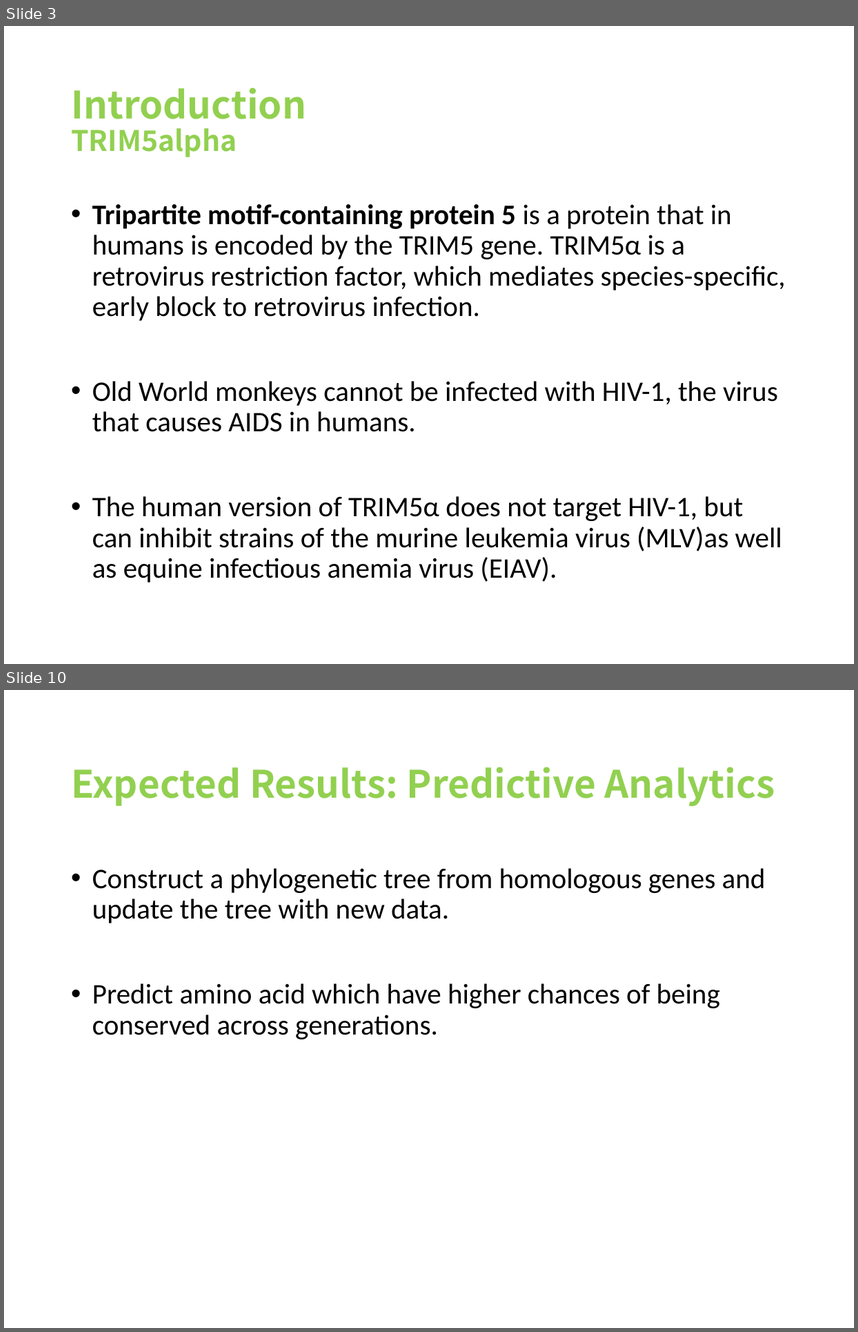
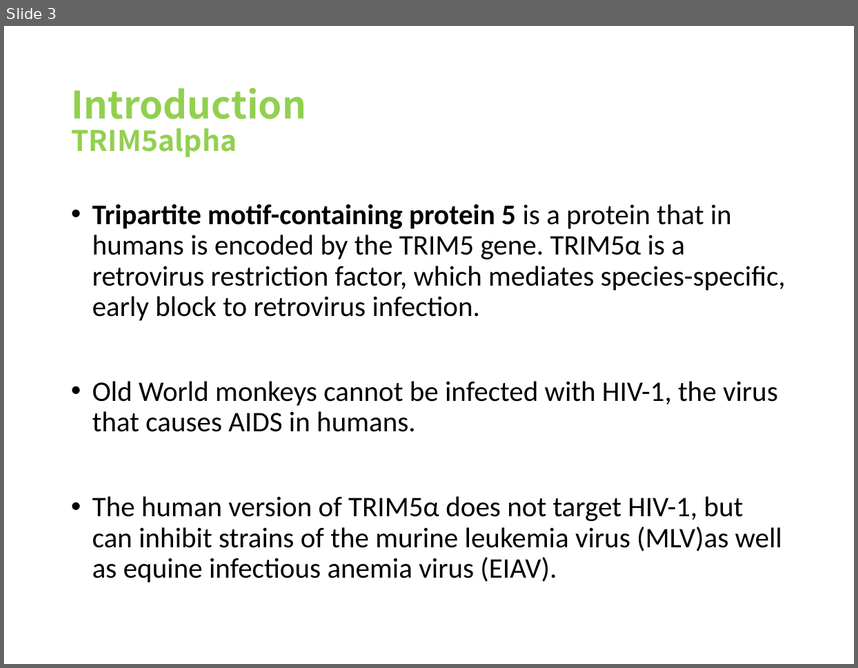
Before and after one commit to viniciusd-avila/phylogenetic-analysis, a slide deck: bioinfoDS-Partial_Project.pptx. Shown one above the other, each under a label of ours: slides 3 and 10 before the commit, slide 3 after it; the slides between them are not shown. The pictures are 858x1332 and 858x668 pixels, drawn with LibreOffice and Linux fonts; fonts in the diff are those of the drawing. Boxes give left, top, right and bottom in pixels: in the first picture for what was removed or moved away, otherwise in the second. Text is boxed around its words. In the diff, an @@ line names an element or a change of style, - is before the commit and + after.

```diff
--- a/bioinfoDS-Partial_Project.pptx
+++ b/bioinfoDS-Partial_Project.pptx
@@ slide 10 removed at (4, 690, 854, 1328), background #FFFFFF @@
@@ title removed at (71, 767, 775, 807) @@
-Expected Results: Predictive Analytics
@@ text removed at (92, 868, 766, 1039) @@
-• Construct a phylogenetic tree from homologous genes and update the tree with new data.
-• Predict amino acid which have higher chances of being conserved across generations.
```
Also in this commit, not shown: 5 slides changed, 1 slide added, 3 other slides removed.
